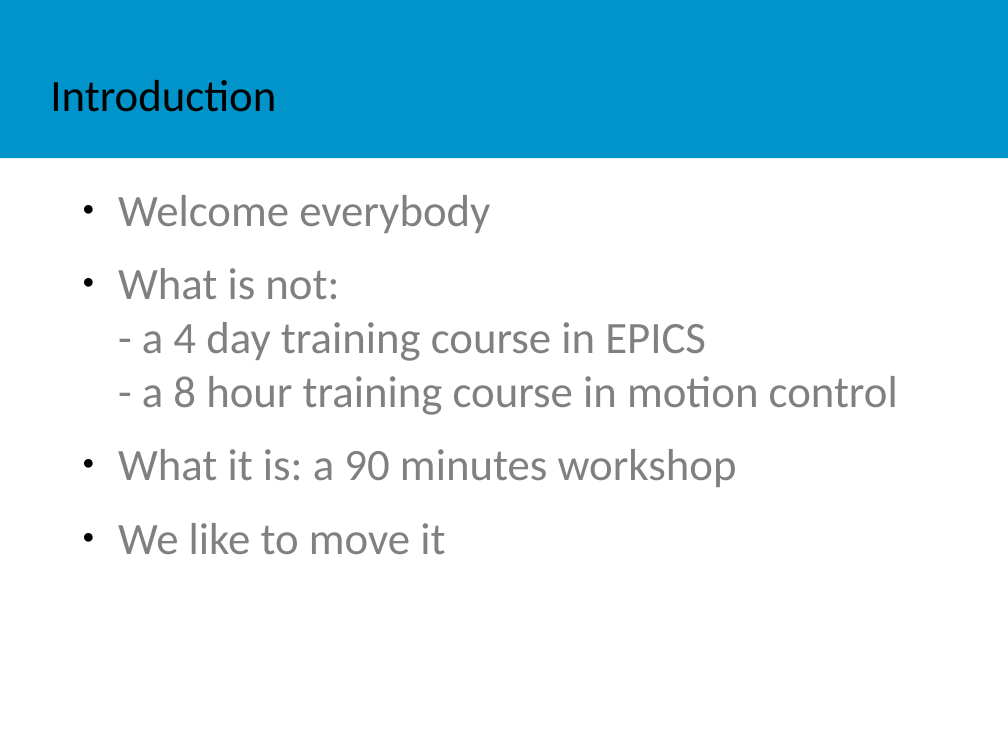
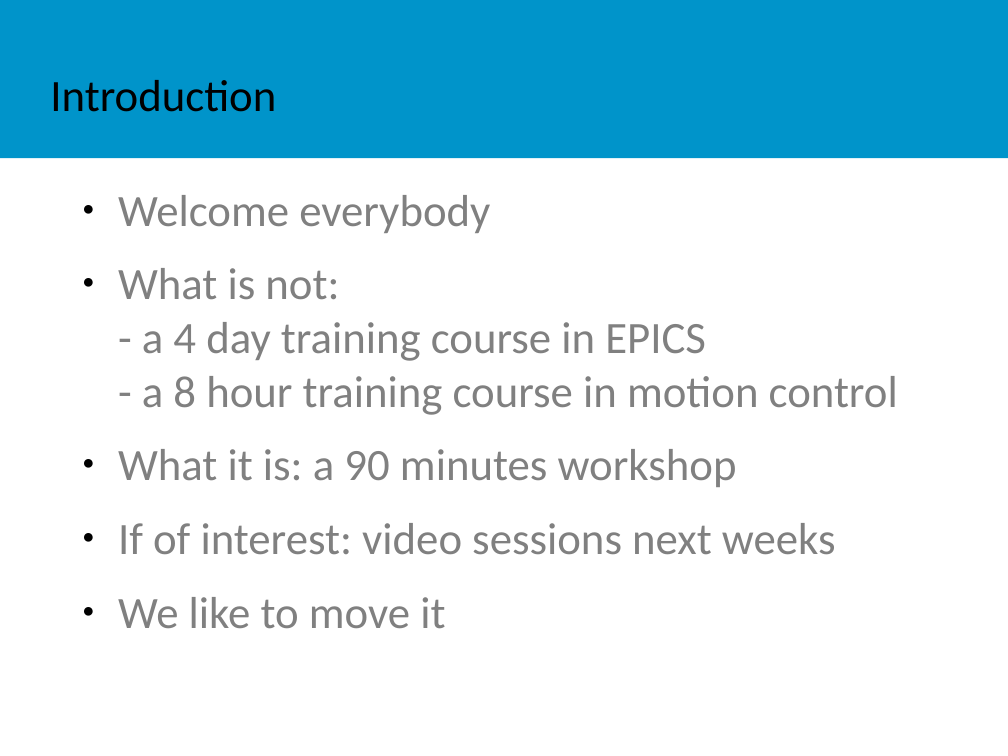
Before and after one commit to EPICS-motor-wg/epics-mwg-discussions, a slide deck: slide 2 of documents/2025-04-10-ISIS_Neutron_and_Muon_Source/0-MotionWS-overview.odp. Drawn at 1008x756 pixels with LibreOffice and Linux fonts; fonts in the diff are those of the drawing; background and template pictures are left out. Boxes give left, top, right and bottom in pixels: in the first picture for what was removed or moved away, otherwise in the second. Text is boxed around its words. In the diff, an @@ line names an element or a change of style, - is before the commit and + after.

```diff
--- a/documents/2025-04-10-ISIS_Neutron_and_Muon_Source/0-MotionWS-overview.odp
+++ b/documents/2025-04-10-ISIS_Neutron_and_Muon_Source/0-MotionWS-overview.odp
@@ text at (x1=118, y1=523, x2=836, y2=554): paragraph added @@
+● If of interest: video sessions next weeks
```
Also in this commit, not shown: 4 other files.
